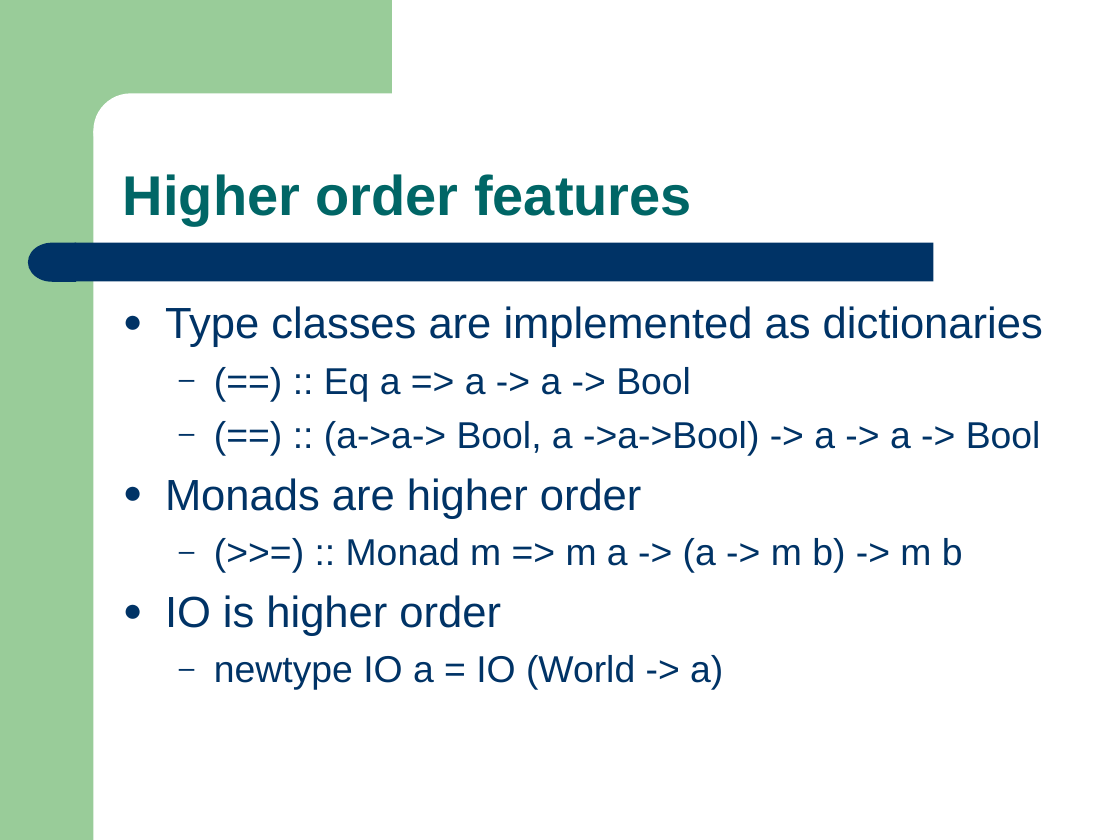
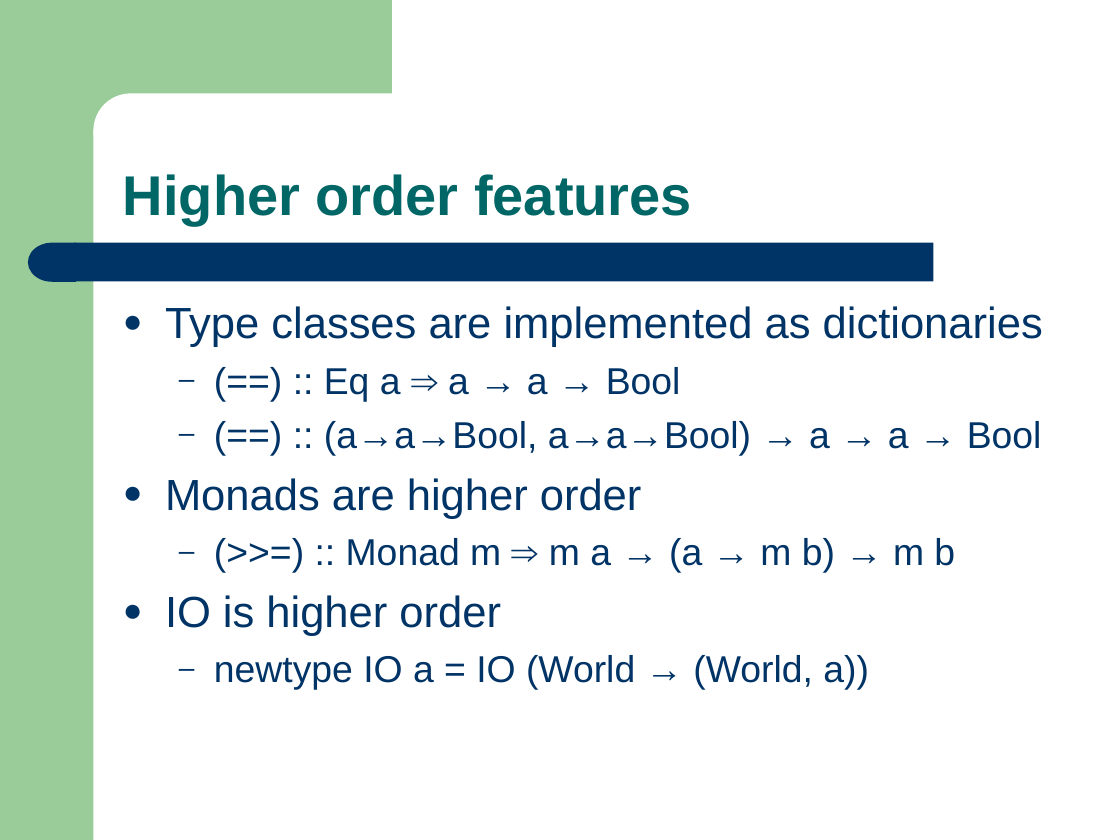
Before and after one commit to ndmitchell/catch, a slide deck: slide 4 of academic/bctcs-2007/first-order.ppt. Drawn at 1120x840 pixels with LibreOffice and Linux fonts; fonts in the diff are those of the drawing. Boxes give left, top, right and bottom in pixels: in the first picture for what was removed or moved away, otherwise in the second. Text is boxed around its words. In the diff, an @@ line names an element or a change of style, - is before the commit and + after.

```diff
--- a/academic/bctcs-2007/first-order.ppt
+++ b/academic/bctcs-2007/first-order.ppt
@@ text at [324,367,1042,455]: text changed @@
-  – (==) :: Eq a => a -> a -> Bool
-  – (==) :: (a->a-> Bool, a ->a->Bool) -> a -> a -> Bool
+  – (==) :: Eq a ⇒ a → a → Bool
+  – (==) :: (a→a→Bool, a→a→Bool) → a → a → Bool
@@ text at [346,538,955,573]: text changed @@
-  – (>>=) :: Monad m => m a -> (a -> m b) -> m b
+  – (>>=) :: Monad m ⇒ m a → (a → m b) → m b
@@ text at [214,655,869,690]: text changed @@
-  – newtype IO a = IO (World -> a)
+  – newtype IO a = IO (World → (World, a))
```
Also in this commit, not shown: 7 other slides changed, 1 other file.
